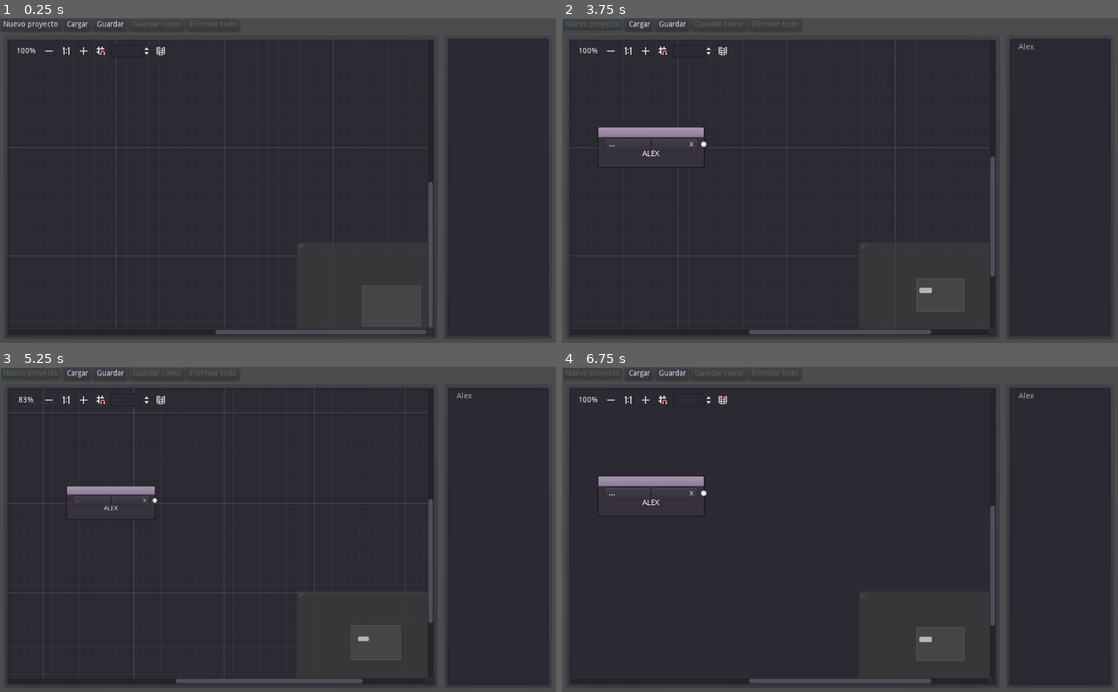
Above: before the commit, frames 1-4 (two rows, left to right).
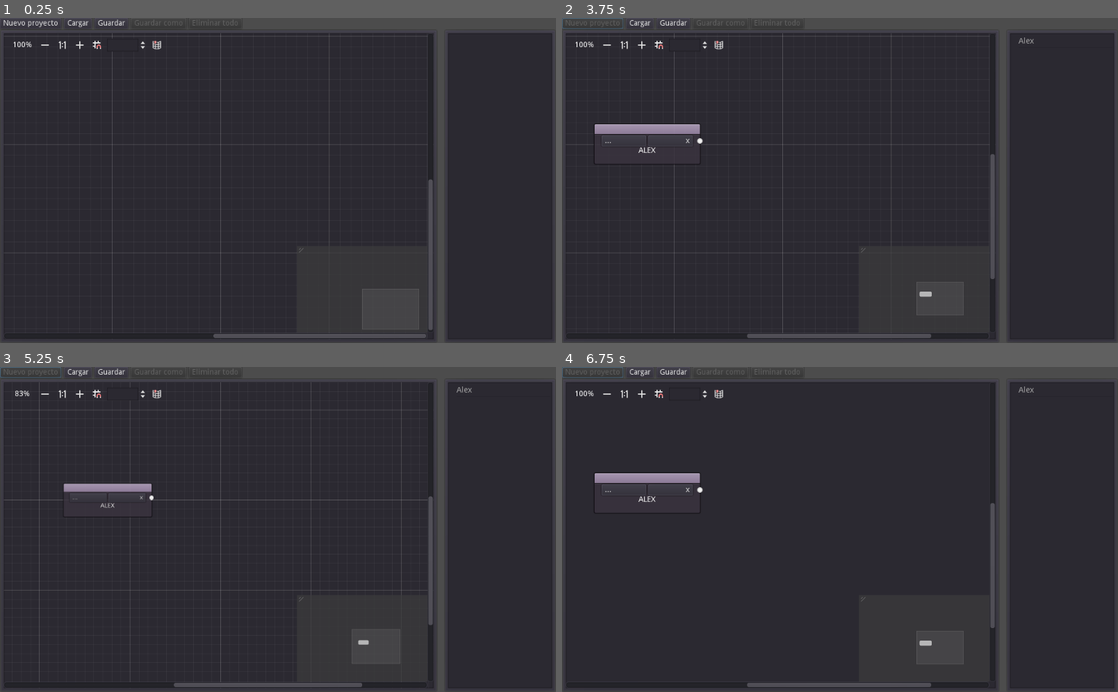
Above: after the commit, the same moments.

Repository: andresleonardobg/go-do
Game: Godot game, scene res://scenes/mentalMap.tscn
Two runs of this game, one before a commit and one after it. Both use one fixed random seed, a clock stepped at 60 frames per second and the inputs below. The project has no main scene, so this scene is started directly.
Inputs (mouse positions are in pixels of both pictures, inside the frame that each line leads up to; where the layout moved, square brackets give the same spot in the first picture):
- Up to frame 1 (0.25 s): no input
- Up to frame 2 (3.75 s): click "Cargar" at 0.5 s; click "Guardar" at 1.25 s; click "Nuevo proyecto" at 2 s; click (840, 174) at 2.77 s; type "Alex" at 2.85 s; click "Aceptar" at 3.5 s
- Up to frame 3 (5.25 s): click "..." at 4.25 s; click (44, 393) [50, 399] at 5 s
- Up to frame 4 (6.75 s): click (639, 393) [645, 399] at 5.75 s; click (656, 393) [662, 399] at 6.5 s

The runs differ from the first frame. In frame 1, 3.9% of the frame differs, in the area x 0-100%, y 0-100%; in frame 2, 4.4%; in frame 3, 4.7%; in frame 4, 3.7%.
Error in both runs: Invalid get index 'nodes' (on base: 'Nil'). (res://scripts/mentalMap.gd:49)

Commit message:
resize with window size

Diff:
--- a/project.godot
+++ b/project.godot
@@ -17,10 +17,6 @@
 
 Global="*res://scripts/Global.gd"
 
-[display]
-
-window/stretch/aspect="expand"
-
 [physics]
 
 common/enable_pause_aware_picking=true
--- a/scenes/mentalMap.tscn
+++ b/scenes/mentalMap.tscn
@@ -9,77 +9,75 @@
 size_flags_horizontal = 3
 size_flags_vertical = 3
 script = ExtResource( 2 )
-__meta__ = {
-"_edit_use_anchors_": true
-}
 
 [node name="menu" type="HBoxContainer" parent="."]
 anchor_right = 1.0
-margin_bottom = 25.0
+margin_bottom = 20.0
 size_flags_horizontal = 3
 size_flags_vertical = 3
+custom_constants/separation = 5
 
 [node name="new" type="Button" parent="menu"]
 margin_right = 113.0
-margin_bottom = 25.0
+margin_bottom = 20.0
 text = "Nuevo proyecto"
 
 [node name="load" type="Button" parent="menu"]
-margin_left = 117.0
-margin_right = 168.0
-margin_bottom = 25.0
+margin_left = 118.0
+margin_right = 169.0
+margin_bottom = 20.0
 text = "Cargar"
 
 [node name="save" type="Button" parent="menu"]
-margin_left = 172.0
-margin_right = 234.0
-margin_bottom = 25.0
+margin_left = 174.0
+margin_right = 236.0
+margin_bottom = 20.0
 text = "Guardar"
 
 [node name="save as" type="Button" parent="menu"]
-margin_left = 238.0
-margin_right = 340.0
-margin_bottom = 25.0
+margin_left = 241.0
+margin_right = 343.0
+margin_bottom = 20.0
 disabled = true
 text = "Guardar como"
 
 [node name="reset" type="Button" parent="menu"]
-margin_left = 344.0
-margin_right = 441.0
-margin_bottom = 25.0
+margin_left = 348.0
+margin_right = 445.0
+margin_bottom = 20.0
 disabled = true
 text = "Eliminar todo"
 
 [node name="HSplitContainer" type="HSplitContainer" parent="."]
-margin_left = 7.0
-margin_top = 32.0
-margin_right = 1017.0
-margin_bottom = 593.0
+anchor_right = 1.0
+anchor_bottom = 1.0
+margin_top = 21.0
 size_flags_horizontal = 3
 size_flags_vertical = 3
 split_offset = 300
 
 [node name="PanelContainer" type="PanelContainer" parent="HSplitContainer"]
-margin_right = 799.0
-margin_bottom = 561.0
+margin_right = 806.0
+margin_bottom = 579.0
 size_flags_horizontal = 3
 size_flags_vertical = 3
 
 [node name="GraphEdit" type="GraphEdit" parent="HSplitContainer/PanelContainer"]
 margin_left = 7.0
 margin_top = 7.0
-margin_right = 792.0
-margin_bottom = 554.0
+margin_right = 799.0
+margin_bottom = 572.0
 size_flags_horizontal = 3
 size_flags_vertical = 3
+scroll_offset = Vector2( 0, -5 )
 show_zoom_label = true
 
 [node name="list_of_tasks" parent="HSplitContainer" instance=ExtResource( 1 )]
 anchor_right = 0.0
 anchor_bottom = 0.0
-margin_left = 811.0
-margin_right = 1010.0
-margin_bottom = 561.0
+margin_left = 818.0
+margin_right = 1024.0
+margin_bottom = 579.0
 size_flags_horizontal = 3
 size_flags_vertical = 3
 
@@ -111,7 +109,7 @@
 margin_bottom = 46.0
 size_flags_horizontal = 7
 size_flags_vertical = 7
-caret_block_mode = true
+shortcut_keys_enabled = false
 caret_blink = true
 __meta__ = {
 "_edit_use_anchors_": false
--- /dev/null
+++ b/scenes/test.tscn
@@ -0,0 +1,56 @@
+[gd_scene format=2]
+
+[node name="Control" type="Control"]
+anchor_right = 1.0
+anchor_bottom = 1.0
+size_flags_horizontal = 3
+
+[node name="HBoxContainer" type="HBoxContainer" parent="."]
+anchor_right = 1.0
+margin_bottom = 20.0
+size_flags_horizontal = 3
+custom_constants/separation = 5
+
+[node name="Button" type="Button" parent="HBoxContainer"]
+margin_right = 37.0
+margin_bottom = 20.0
+text = "test"
+
+[node name="Button2" type="Button" parent="HBoxContainer"]
+margin_left = 42.0
+margin_right = 79.0
+margin_bottom = 20.0
+text = "test"
+
+[node name="Button3" type="Button" parent="HBoxContainer"]
+margin_left = 84.0
+margin_right = 121.0
+margin_bottom = 20.0
+text = "test"
+
+[node name="Button4" type="Button" parent="HBoxContainer"]
+margin_left = 126.0
+margin_right = 163.0
+margin_bottom = 20.0
+text = "test"
+
+[node name="Button5" type="Button" parent="HBoxContainer"]
+margin_left = 168.0
+margin_right = 205.0
+margin_bottom = 20.0
+text = "test"
+
+[node name="HSplitContainer" type="HSplitContainer" parent="."]
+anchor_right = 1.0
+anchor_bottom = 1.0
+margin_top = 26.0
+split_offset = 800
+
+[node name="GraphEdit" type="GraphEdit" parent="HSplitContainer"]
+margin_right = 800.0
+margin_bottom = 574.0
+
+[node name="Panel" type="Panel" parent="HSplitContainer"]
+margin_left = 812.0
+margin_right = 1024.0
+margin_bottom = 574.0
--- a/scripts/Global.gd
+++ b/scripts/Global.gd
@@ -8,11 +8,6 @@
 var path_data = "res://test.json"
 
 var node = preload("res://scenes/nodoTask.tscn")
-
-var window_new_task
-
-func _ready() -> void:
-	pass
 
 func add_new_node(pos:Vector2, name_n:String, parent, enable_slot_left:bool, enable_slot_right:bool, parent_node:String):
 
--- a/scripts/list_of_tasks.gd
+++ b/scripts/list_of_tasks.gd
@@ -12,9 +12,6 @@
 #	var item_selected = tree_task.get_selected()
 #	var new_item = tree_task.create_item(item_selected)
 #	new_item.set_text(0, 'item creado')
-
-func _process(_delta: float) -> void:
-	pass
 
 #functions
 func add_new_items( node_parent, name_item:String ) -> void:
--- a/scripts/mentalMap.gd
+++ b/scripts/mentalMap.gd
@@ -3,6 +3,13 @@
 #window new task
 onready var window_new_task = $new_task
 onready var text_task = $new_task/VBoxContainer/TextEdit
+
+#nodes containers
+onready var panel_graph = $HSplitContainer/PanelContainer/GraphEdit
+onready var list_tasks = $HSplitContainer/list_of_tasks
+
+#buttons
+onready var new_proyect = $menu/new
 
 #conection
 var connect_to
@@ -11,20 +18,10 @@
 var position_new_node
 var node_parent = ""
 
-#nodes containers
-onready var panel_graph = $HSplitContainer/PanelContainer/GraphEdit
-onready var list_tasks = $HSplitContainer/list_of_tasks
-
-#buttons
-onready var new_proyect = $menu/new
-
 #load node
 const node_task = preload("res://scenes/nodoTask.tscn")
 
 var center_window = OS.window_size / 2
-
-func _ready() -> void:
-	Global.window_new_task = window_new_task
 
 func _process(_delta: float) -> void:
 	if panel_graph.get_child_count() < 3:
@@ -32,17 +29,20 @@
 	else:
 		new_proyect.disabled = true
 
-
-	print()
+func _input(_event: InputEvent) -> void:
+	if window_new_task.visible && text_task.text != "":
+		if Input.is_action_just_pressed("ui_accept"):
+			create_new_nodeTask()
 
 
 #functions
 func connection_nodes_right() -> void:
 
-	Global.add_new_node(position_new_node, text_task.text, panel_graph, true, true, node_parent.name_task)
-	list_tasks.add_new_items(node_parent.name_task, text_task.text )
+	Global.add_new_node(position_new_node, text_task.text, panel_graph, true, true, node_parent.name)
+	list_tasks.add_new_items(node_parent.name, text_task.text )
 	var name_node = get_tree().get_nodes_in_group("nodetask")
 	panel_graph.connect_node(connect_to, 0, name_node[-1].name, 0)
+
 
 func display_data() -> void:
 
@@ -67,29 +67,7 @@
 		}
 
 
-#signals
-func _on_new_pressed() -> void:
-	window_new_task.popup()
-	window_new_task.rect_position = center_window - Vector2(150, 40)
-
-func _on_save_pressed() -> void:
-	#save connections nodes
-	Global.data["conections"] = panel_graph.get_connection_list()
-
-	var nodetasks = get_tree().get_nodes_in_group("nodetask")
-
-	for n in nodetasks:
-		n.send_data()
-
-	Global.save_data()
-
-func _on_load_pressed() -> void:
-
-	Global.load_data()
-	display_data()
-
-func _on_Accept_pressed() -> void:
-
+func create_new_nodeTask() -> void:
 	if panel_graph.get_child_count() == 2:
 		Global.add_new_node(
 			Vector2(50, 200),
@@ -107,12 +85,44 @@
 	text_task.text = ""
 	window_new_task.visible = false
 
+
+#signals
+func _on_new_pressed() -> void:
+	window_new_task.popup()
+	get_node("new_task/VBoxContainer/TextEdit").grab_focus()
+	window_new_task.rect_position = center_window - Vector2(150, 40)
+
+
+func _on_save_pressed() -> void:
+	#save connections nodes
+	Global.data["conections"] = panel_graph.get_connection_list()
+
+	var nodetasks = get_tree().get_nodes_in_group("nodetask")
+
+	for n in nodetasks:
+		n.send_data()
+
+	Global.save_data()
+
+
+func _on_load_pressed() -> void:
+
+	Global.load_data()
+	display_data()
+
+
+func _on_Accept_pressed() -> void:
+
+	create_new_nodeTask()
+
+
 func _on_GraphEdit_node_selected(node: Node) -> void:
 	if node:
 		node_parent = node
 
 
-func _on_GraphEdit_connection_to_empty(from: String, _from_slot: int, release_position: Vector2) -> void:
+func _on_GraphEdit_connection_to_empty(from: String, _from_slot: int, _release_position: Vector2) -> void:
 	window_new_task.popup()
+	get_node("new_task/VBoxContainer/TextEdit").grab_focus()
 	position_new_node = panel_graph.get_local_mouse_position() + panel_graph.scroll_offset
 	connect_to = from
